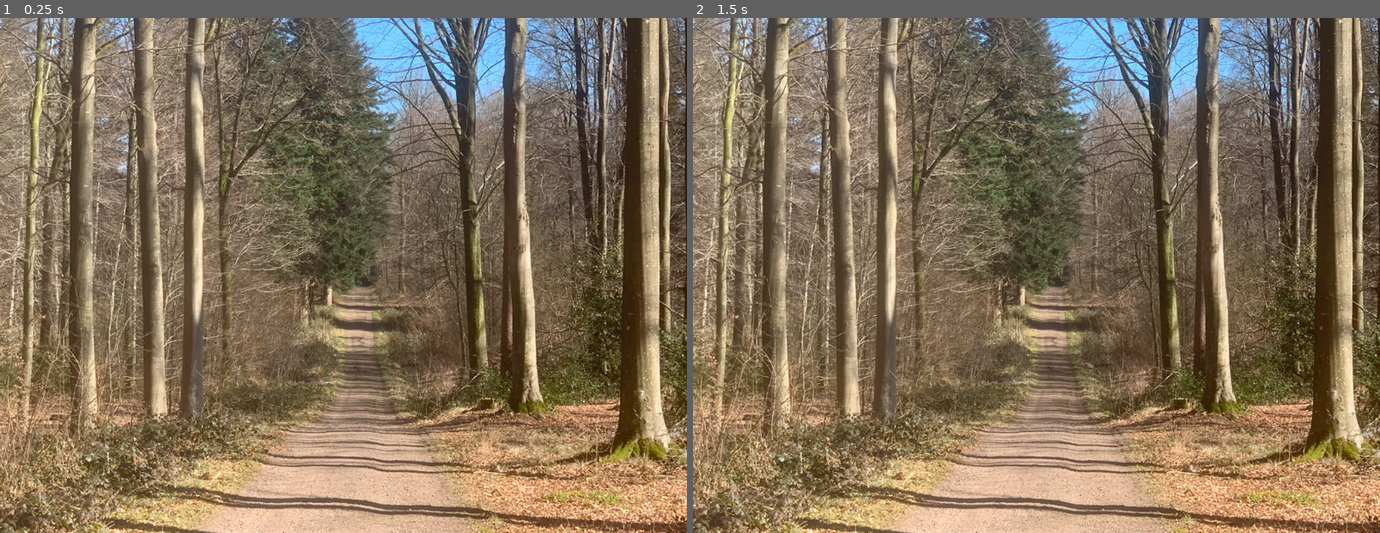
Above: before the commit, frames 1-2 (left to right).
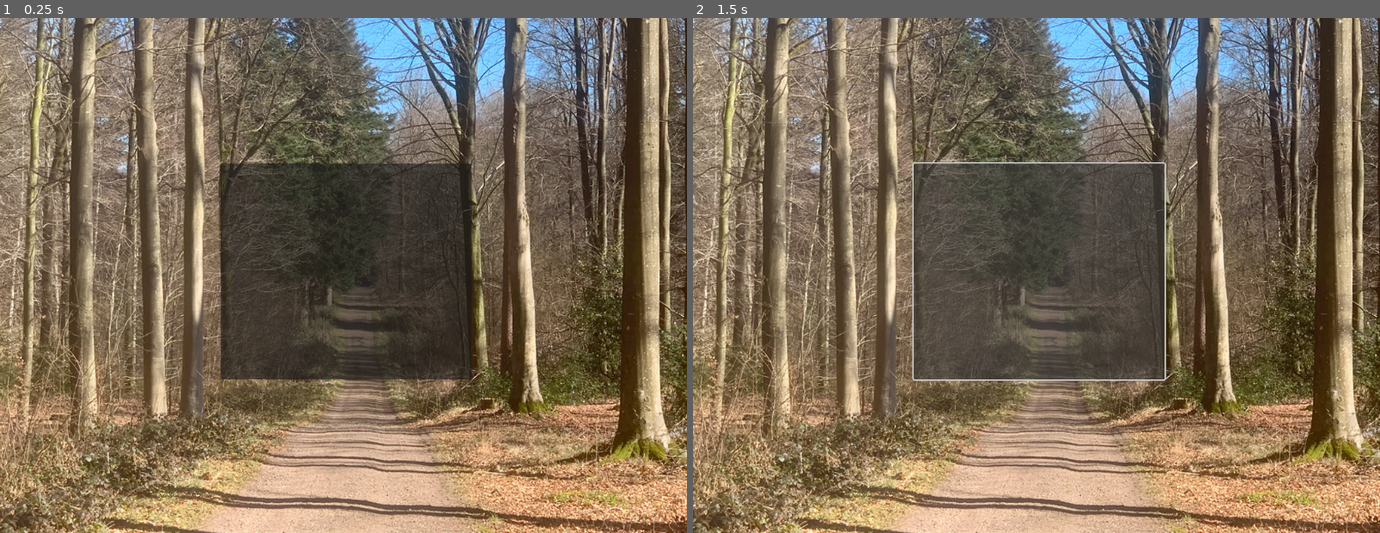
Above: after the commit, the same moments.

Repository: Pessimus-Studios/visual-novel-ddu
Game: Godot game, scene res://scene1test.tscn
The game is run twice, just before and just after one commit, with the same random seed, the same clock (stepped at 60 frames per second) and the same inputs.
Inputs (mouse positions are in pixels of both pictures, inside the frame that each line leads up to):
- Up to frame 1 (0.25 s): no input
- Up to frame 2 (1.5 s): click (1036, 270) at 0.52 s; click (1036, 270) at 1.27 s

The runs differ from the first frame. In frame 1, 14% of the frame differs, in the area x 32-69%, y 28-71%; in frame 2, 10%.

Commit message:
export (does not work yet)

Diff:
--- a/test1/project.godot
+++ b/test1/project.godot
@@ -24,3 +24,4 @@
 [rendering]
 
 renderer/rendering_method="mobile"
+textures/vram_compression/import_etc2_astc=true
--- a/test1/scene1test.tscn
+++ b/test1/scene1test.tscn
@@ -8,3 +8,9 @@
 offset_right = 40.0
 offset_bottom = 40.0
 texture = ExtResource("1_0iqsx")
+
+[node name="Button" type="Button" parent="."]
+offset_left = 329.0
+offset_top = 217.0
+offset_right = 703.0
+offset_bottom = 539.0
Binary file added: test1/GameTest/gametest.apple-touch-icon.png
Not shown, added: test1/GameTest/gametest.apple-touch-icon.png.import
Binary file added: test1/GameTest/gametest.icon.png
Not shown, added: test1/GameTest/gametest.icon.png.import
Binary file added: test1/GameTest/gametest.png
Not shown, added: test1/GameTest/gametest.png.import
Not shown, added: test1/export_presets.cfg
Not shown, added: test1/GameTest/gametest.audio.worklet.js
Not shown, added: test1/GameTest/gametest.html
Not shown, added: test1/GameTest/gametest.js
Not shown, added: test1/GameTest/gametest.pck
Not shown, added: test1/GameTest/gametest.png.pp3
(and 1 more such lines)
